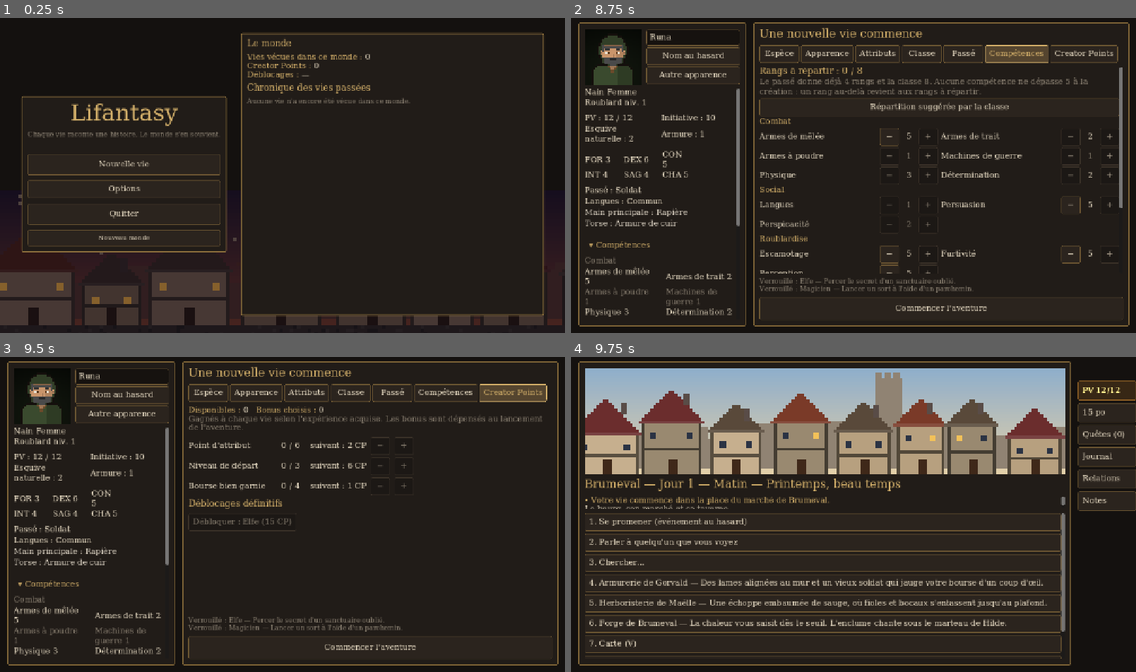
Above: before the commit, frames 1-4 (two rows, left to right).
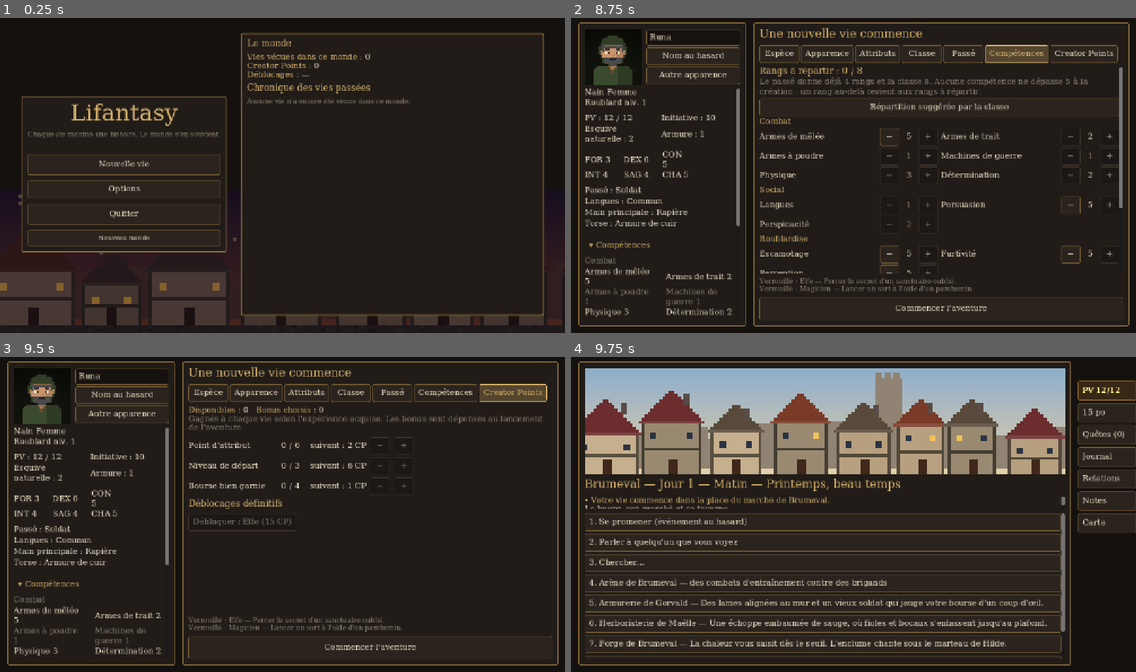
Above: after the commit, the same moments.

Repository: Zanzartiste/Smol_RPG_D10
Game: Godot game, scene res://scenes/title.tscn
The game is run twice, just before and just after one commit, with the same random seed, the same clock (stepped at 60 frames per second) and the same inputs.
Inputs:
- Up to frame 1 (0.25 s): no input
- Up to frame 2 (8.75 s): click "Nouvelle vie" at 0.5 s; click "Nom au hasard" at 1.25 s; click "Autre apparence" at 2 s; click "▾ Compétences" at 2.75 s; click "▸ Compétences" at 3.5 s; click "Espèce" at 4.25 s; click "Apparence" at 5 s; click "Attributs" at 5.75 s; click "Classe" at 6.5 s; click "Passé" at 7.25 s; click "Compétences" at 8 s
- Up to frame 3 (9.5 s): click "Creator Points" at 8.75 s
- Up to frame 4 (9.75 s): click "Commencer l'aventure" at 9.5 s

Frames 1-3 are identical in both runs. In frame 4, 3.5% of the frame differs, in the area x 4-100%, y 49-93%.

Commit message:
Carte dans le tiroir (consultable partout, déplacement au calme seulement) ; arène de Brumeval
- Onglet Carte sous Notes, et touche V même en combat ; pas de déplacement en combat, pendant un
  événement ou avec le marqueur no_travel (prison…)
- Arène : combats d'entraînement contre 1 à 4 brigands, groupe soigné avant et après, ni mort, ni XP, ni butin

Co-Authored-By: Claude Opus 5.5 <noreply@anthropic.com>

Diff:
--- a/claude_rpg/data/locations.json
+++ b/claude_rpg/data/locations.json
@@ -1,6 +1,7 @@
 [
 	{"id": "town", "name": "Brumeval", "description": "Le bourg, son marché et sa taverne.", "art": "town",
 		"map": {"x": 0.42, "y": 0.55}, "links": ["forest", "home"],
+		"arena": {"name": "Arène de Brumeval", "description": "des combats d'entraînement contre des brigands", "creature": "bandit", "max": 4},
 		"rest": {"type": "inn", "name": "Passer une nuit à l'auberge", "cost": 5},
 		"hunt": [
 			{"id": "thugs", "name": "des brigands dans les ruelles", "skill": "perception", "difficulty": 2, "enemies": ["bandit", "bandit"], "extra": "bandit"}
--- a/claude_rpg/scripts/core/data_validator.gd
+++ b/claude_rpg/scripts/core/data_validator.gd
@@ -874,6 +874,10 @@
 			errors.append(lctx + " : map doit valoir {\"x\", \"y\"} entre 0 et 1")
 		for other: String in loc.get("links", []):
 			_expect_ref(db.locations, other, "lieu", lctx + " › links", errors)
+		if loc.has("arena"):
+			_expect_ref(db.creatures, loc["arena"].get("creature"), "créature", lctx + " › arena", errors)
+			if int(loc["arena"].get("max", 4)) < 1 or int(loc["arena"].get("max", 4)) > 4:
+				errors.append(lctx + " › arena : max doit valoir de 1 à 4")
 		var groups: Array = loc.get("encounters", []).duplicate()
 		for hunt: Dictionary in loc.get("hunt", []):
 			groups.append(hunt.get("enemies", []) + ([hunt["extra"]] if hunt.has("extra") else []))
--- a/claude_rpg/scripts/core/game_state.gd
+++ b/claude_rpg/scripts/core/game_state.gd
@@ -74,6 +74,24 @@
 
 ## Combat en cours (null hors combat).
 var combat: Combat
+
+
+## Combat d'entraînement de l'arène d'un lieu (locations.json › arena) : le groupe est remis sur pied (repos
+## long, inconscients compris), puis affronte `count` adversaires ; « training » : ni mort, ni butin, ni XP.
+func arena_spec(location_id: String, count: int) -> Dictionary:
+	var arena: Dictionary = DB.locations[location_id]["arena"]
+	_restore_party()
+	var enemies: Array = []
+	for i in clampi(count, 1, int(arena.get("max", 4))):
+		enemies.append(arena["creature"])
+	return {"enemies": enemies, "on_defeat": "knockout", "training": true,
+		"victory": {"text": Loc.ui("La foule applaudit.")}, "defeat": {"text": Loc.ui("On vous relève sous les sifflets.")}}
+
+
+func _restore_party() -> void:
+	for member in life.party():
+		member.hp = maxi(member.hp, 1)
+		member.long_rest()
 
 
 func start_combat(spec: Dictionary) -> Combat:
@@ -103,7 +121,10 @@
 	var lines: Array[String] = []
 	var knockout: bool = c.spec.get("on_defeat", "death") == "knockout"
 
-	if c.outcome == "victory":
+	var training: bool = c.spec.get("training", false)
+	if training:
+		c.recover_thrown()  # entraînement : les objets lancés reviennent
+	if c.outcome == "victory" and not training:
 		var xp := 0
 		for enemy in c.enemies():
 			if enemy.fled:
@@ -157,7 +178,9 @@
 		if not knockout:
 			lines.append(Loc.ui("Vos compagnons vous ramènent à vous."))
 
-	var fled_ids: Array = c.enemies().filter(func(e): return e.fled and e.creature.has("id")).map(func(e): return e.creature["id"])
+	if training:
+		_restore_party()
+	var fled_ids: Array = [] if training else c.enemies().filter(func(e): return e.fled and e.creature.has("id")).map(func(e): return e.creature["id"])
 	life.note_fled(life.location, fled_ids)
 	var key := c.outcome
 	var foes := PackedStringArray(c.enemies().map(func(e): return e.name))
--- a/claude_rpg/scripts/rules/world_map.gd
+++ b/claude_rpg/scripts/rules/world_map.gd
@@ -42,6 +42,14 @@
 		and (is_visited(life, location_id) or location_id in links_of(here))
 
 
+## Raison qui empêche de se déplacer ("" : rien). Un événement peut poser le marqueur `no_travel` (prison,
+## blessure grave…), avec éventuellement `no_travel_reason` comme texte.
+static func travel_block_reason(life: LifeState) -> String:
+	if life.flags.get("no_travel", false):
+		return String(life.flags.get("no_travel_reason", Loc.ui("Vous ne pouvez pas partir d'ici pour l'instant.")))
+	return ""
+
+
 ## Se rend dans un lieu (sans passer de temps pour l'instant) et le marque comme visité.
 static func travel(life: LifeState, location_id: String) -> void:
 	visit(life, current(life))
--- a/claude_rpg/scripts/ui/main.gd
+++ b/claude_rpg/scripts/ui/main.gd
@@ -67,6 +67,7 @@
 	drawer.inventory_requested.connect(open_inventory)
 	drawer.carnet_requested.connect(open_carnet)
 	drawer.level_up_requested.connect(_on_level_up_requested)
+	drawer.map_requested.connect(open_map)
 	add_child(drawer)
 	_refresh_sheet()
 	_show_hub()
@@ -86,6 +87,10 @@
 	if not dice_tray.is_playing() and drawer.handle_key(key.keycode):
 		accept_event()
 		return
+	if key.keycode == KEY_V and not dice_tray.is_playing():
+		open_map()
+		accept_event()
+		return
 	if combat_view.visible:
 		return
 	if key.keycode == KEY_I and not dice_tray.is_playing():
@@ -98,10 +103,6 @@
 		return
 	if key.keycode == KEY_C and not dice_tray.is_playing():
 		open_carnet()
-		accept_event()
-		return
-	if key.keycode == KEY_V and not dice_tray.is_playing():
-		open_map()
 		accept_event()
 		return
 	if key.keycode == KEY_F12:
@@ -382,12 +383,22 @@
 	_show_hub()
 
 
-## Carte du monde (touche V) : cliquer un lieu accessible y emmène.
+## Carte du monde (touche V, onglet Carte) : consultable partout, même en combat ; cliquer un lieu accessible
+## y emmène, sauf en combat, pendant un événement ou si un marqueur l'interdit (WorldMap.travel_block_reason).
 func open_map() -> void:
-	if _can_open_overlay() and Game.current_event.is_empty():
-		var view := WorldMapView.new(Game.life)
-		view.travel_requested.connect(_on_location_chosen, CONNECT_DEFERRED)
-		_open_overlay(view)
+	if _overlay != null or Game.life == null or Game.life.dead:
+		return
+	var blocked := WorldMap.travel_block_reason(Game.life)
+	if combat_view.visible:
+		blocked = tr("Impossible de partir en plein combat.")
+	elif not Game.current_event.is_empty():
+		blocked = tr("Terminez d'abord ce qui se passe ici.") if blocked == "" else blocked
+	var view := WorldMapView.new(Game.life, blocked)
+	view.travel_requested.connect(_on_location_chosen, CONNECT_DEFERRED)
+	drawer.close()
+	_overlay = view
+	view.closed.connect(func(): _overlay = null)  # pas de sauvegarde : on peut être en plein combat
+	add_child(view)
 
 
 func _has_people(location_id: String) -> bool:
@@ -407,13 +418,31 @@
 	if _has_people(location_id):
 		_add_choice(tr("Parler à quelqu'un que vous voyez"), _show_people.bind(location_id))
 	_add_choice(tr("Chercher…"), _show_search_menu.bind(location_id))
+	if loc.has("arena"):
+		_add_choice("%s — %s" % [loc["arena"]["name"], loc["arena"].get("description", "")], _show_arena.bind(location_id))
 	for shop_id in Shops.of_location(location_id):
 		_add_choice("%s — %s" % [Shops.name_of(shop_id), Shops.def(shop_id).get("description", "")],
 			open_shop.bind(shop_id))
-	_add_choice(tr("Carte (V)"), open_map)
 	_add_choice("%s (R)" % Game.rest_name(), _on_rest)
 	_add_choice(tr("Repos court (une période)"), _on_rest.bind(true))
 	_on_hub = true
+
+
+## Arène (locations.json › arena) : des combats d'entraînement contre 1 à `max` adversaires, pour tester le
+## combat. Le groupe est remis sur pied avant et après ; ni mort, ni butin, ni XP (Game.arena_spec).
+func _show_arena(location_id: String) -> void:
+	var arena: Dictionary = DB.locations[location_id]["arena"]
+	title_label.text = arena["name"]
+	body_text.text = tr("Combats d'entraînement : le groupe est soigné avant et après, sans risque de mort, sans butin ni expérience.")
+	_clear_choices()
+	var creature := Creatures.name_of(arena["creature"])
+	for count in range(1, int(arena.get("max", 4)) + 1):
+		_add_choice(tr("Affronter %d × %s") % [count, creature], _start_arena.bind(location_id, count))
+	_add_choice(tr("Retour"), _show_location_menu.bind(location_id))
+
+
+func _start_arena(location_id: String, count: int) -> void:
+	_run_combat(Game.arena_spec(location_id, count))
 
 
 ## Les gens présents dans un lieu, et la possibilité de chercher un garde, un villageois…
--- a/claude_rpg/scripts/ui/side_drawer.gd
+++ b/claude_rpg/scripts/ui/side_drawer.gd
@@ -4,12 +4,14 @@
 ## onglet déroule sa page ; elle se replie quand la souris s'en va. Cliquer sur un onglet épingle la page
 ## (elle reste ouverte jusqu'au clic suivant).
 ## Onglets : Personnage (PV), Inventaire (or), Quêtes, Journal, Relations, Sorts (lanceurs de sorts seulement),
-## Notes. Raccourcis (voir SHORTCUTS) : P, I (page), Q, J, E, M, N ; Échap replie une page épinglée.
+## Notes, puis Carte (un bouton qui ouvre la carte du monde, même en combat ou pendant un événement).
+## Raccourcis (voir SHORTCUTS) : P, I (page), Q, J, E, M, N, V (carte) ; Échap replie une page épinglée.
 ## Les détails (calculs, descriptions) s'affichent au survol de chaque ligne.
 
 signal inventory_requested
 signal carnet_requested
 signal level_up_requested
+signal map_requested
 
 const PANEL_WIDTH := 440.0
 const TAB_WIDTH := 132.0
@@ -61,6 +63,13 @@
 		tab.pressed.connect(_on_tab_pressed.bind(page_id))
 		_tabs.add_child(tab)
 		_tab_buttons[page_id] = tab
+	var map_tab := Button.new()
+	map_tab.custom_minimum_size = Vector2(TAB_WIDTH, TAB_HEIGHT)
+	map_tab.alignment = HORIZONTAL_ALIGNMENT_LEFT
+	map_tab.text = tr("Carte")
+	map_tab.tooltip_text = tr("Carte du monde (raccourci : V)")
+	map_tab.pressed.connect(func(): map_requested.emit())
+	_tabs.add_child(map_tab)
 	_panel.mouse_filter = Control.MOUSE_FILTER_STOP
 	_slider.add_child(_panel)
 	_scroll.horizontal_scroll_mode = ScrollContainer.SCROLL_MODE_DISABLED
--- a/claude_rpg/scripts/ui/world_map_view.gd
+++ b/claude_rpg/scripts/ui/world_map_view.gd
@@ -1,6 +1,6 @@
 class_name WorldMapView
 extends Control
-## Fenêtre de la carte du monde (touche V ou bouton Carte du menu d'un lieu). Chaque lieu est un point :
+## Fenêtre de la carte du monde (touche V ou onglet Carte du tiroir), consultable partout. Chaque lieu est un point :
 ## rouge (sauvage), bleu (sûr : ville, domicile), vert (lieu actuel), relié à ses voisins par des segments.
 ## Un contour doré marque les lieux déjà visités, où l'on peut se rendre directement ; un contour clair, les
 ## voisins encore inconnus. Cliquer un point accessible y emmène (signal travel_requested). Règles : WorldMap.
@@ -16,11 +16,13 @@
 const UNKNOWN := Color("#d8d0bf")
 
 var life: LifeState
+var block_reason := ""  # non vide : la carte se consulte, mais on ne peut pas se déplacer (combat, prison…)
 var _canvas := Control.new()
 
 
-func _init(life_state: LifeState) -> void:
+func _init(life_state: LifeState, blocked := "") -> void:
 	life = life_state
+	block_reason = blocked
 
 
 func _ready() -> void:
@@ -59,6 +61,11 @@
 		HERE.to_html(false), tr("vous êtes ici"), SAFE.to_html(false), tr("lieu sûr"), WILD.to_html(false), tr("lieu sauvage"),
 		UITheme.GOLD.to_html(false), tr("déjà visité : cliquez pour y aller")]
 	root.add_child(legend)
+	if block_reason != "":
+		var blocked := Label.new()
+		blocked.text = block_reason
+		blocked.add_theme_color_override("font_color", UITheme.BAD)
+		root.add_child(blocked)
 
 	_canvas.size_flags_vertical = Control.SIZE_EXPAND_FILL
 	_canvas.mouse_filter = Control.MOUSE_FILTER_STOP
@@ -101,10 +108,10 @@
 	for loc_id: String in DB.location_order:
 		var p := _point(loc_id)
 		var color := HERE if loc_id == here else (SAFE if WorldMap.is_safe(loc_id) else WILD)
-		if loc_id != here and not WorldMap.can_travel(life, loc_id):
+		if loc_id != here and not WorldMap.can_travel(life, loc_id) and not WorldMap.is_visited(life, loc_id):
 			color = color.darkened(0.5)
 		_canvas.draw_circle(p, RADIUS, color, true, -1.0, true)
-		if loc_id != here and WorldMap.can_travel(life, loc_id):
+		if loc_id != here and (WorldMap.can_travel(life, loc_id) or WorldMap.is_visited(life, loc_id)):
 			var ring := UITheme.GOLD if WorldMap.is_visited(life, loc_id) else UNKNOWN
 			_canvas.draw_arc(p, RADIUS + 4, 0, TAU, 32, ring, 3.0, true)
 
@@ -128,13 +135,16 @@
 	var loc_id := location_at(_canvas.get_local_mouse_position())
 	if event is InputEventMouseMotion:
 		_canvas.tooltip_text = _tooltip(loc_id)
-		_canvas.mouse_default_cursor_shape = Control.CURSOR_POINTING_HAND if WorldMap.can_travel(life, loc_id) \
-			else Control.CURSOR_ARROW
+		_canvas.mouse_default_cursor_shape = Control.CURSOR_POINTING_HAND if _can_go(loc_id) else Control.CURSOR_ARROW
 	var click := event as InputEventMouseButton
-	if click != null and click.pressed and click.button_index == MOUSE_BUTTON_LEFT and WorldMap.can_travel(life, loc_id):
+	if click != null and click.pressed and click.button_index == MOUSE_BUTTON_LEFT and _can_go(loc_id):
 		accept_event()
 		travel_requested.emit(loc_id)
 		close_view()
+
+
+func _can_go(loc_id: String) -> bool:
+	return block_reason == "" and WorldMap.can_travel(life, loc_id)
 
 
 func _tooltip(loc_id: String) -> String:
@@ -143,5 +153,7 @@
 	var loc: Dictionary = DB.locations[loc_id]
 	var status := tr("Vous êtes ici.")
 	if loc_id != WorldMap.current(life):
-		status = tr("Cliquez pour y aller.") if WorldMap.can_travel(life, loc_id) else tr("Trop loin : passez par un lieu voisin.")
+		status = tr("Trop loin : passez par un lieu voisin.")
+		if WorldMap.can_travel(life, loc_id):
+			status = block_reason if block_reason != "" else tr("Cliquez pour y aller.")
 	return "%s\n%s\n%s" % [loc["name"], loc.get("description", ""), status]
--- a/claude_rpg/tests/test_runner.gd
+++ b/claude_rpg/tests/test_runner.gd
@@ -1343,6 +1343,27 @@
 		"un lieu déjà visité est accessible de partout")
 	_expect(WorldMap.is_safe("town") and not WorldMap.is_safe("forest"), "lieu sûr ou sauvage")
 	_expect(LifeState.from_dict(life.to_dict()).visited == life.visited, "lieux visités sauvegardés")
+	_expect(WorldMap.travel_block_reason(life) == "", "rien n'empêche de partir")
+	life.flags["no_travel"] = true
+	_expect(WorldMap.travel_block_reason(life) != "", "marqueur no_travel (prison…) : on ne peut pas partir")
+	life.flags.erase("no_travel")
+
+	# Arène : groupe remis sur pied avant et après, ni XP ni butin, défaite sans mort.
+	life.character.hp = 1
+	var spec := Game.arena_spec("town", 3)
+	_expect(spec["enemies"] == ["bandit", "bandit", "bandit"] and spec["on_defeat"] == "knockout" and spec["training"],
+		"arène : trois brigands, sans risque de mort")
+	_expect(life.character.hp == life.character.max_hp, "arène : soigné avant le combat")
+	var xp := life.character.xp
+	var gold := life.character.gold
+	var combat := Game.start_combat(spec)
+	for enemy in combat.enemies():
+		enemy.hp = 0
+	combat._check_end()
+	life.character.hp = 2
+	Game.finish_combat()
+	_expect(combat.outcome == "victory" and life.character.xp == xp and life.character.gold == gold, "arène : ni XP ni butin")
+	_expect(life.character.hp == life.character.max_hp and not life.dead, "arène : soigné après le combat")
 	return true
 
 
Not shown, changed: docs/modele_donnees.md
